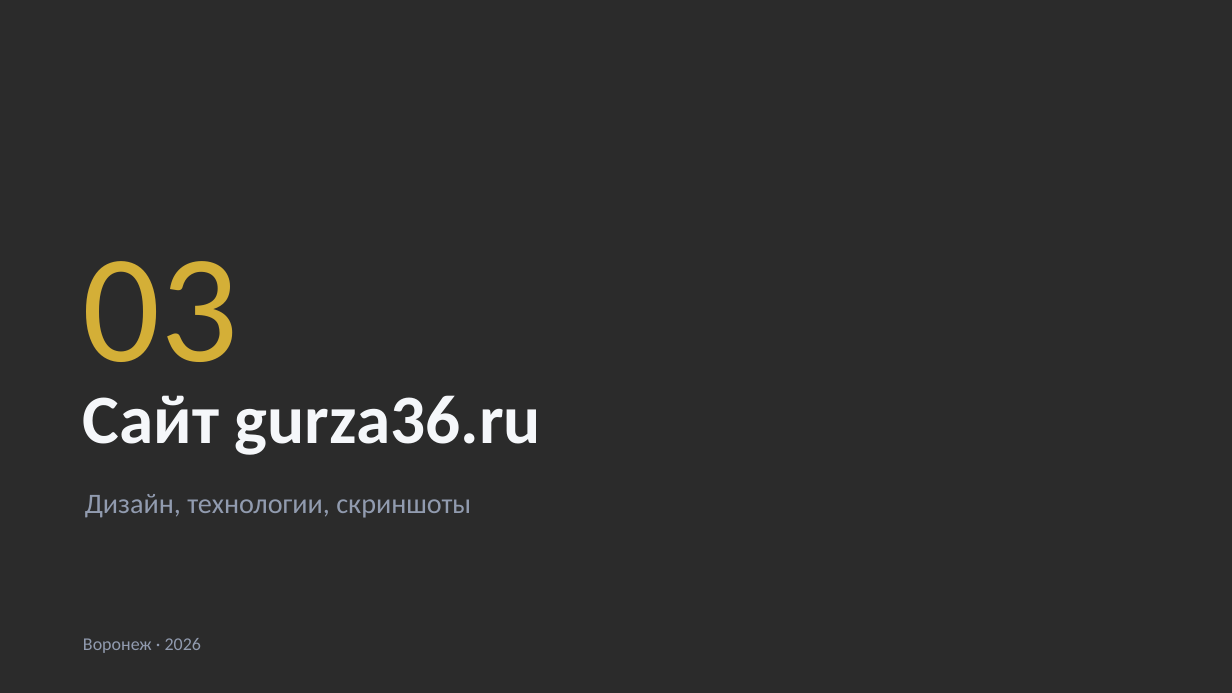
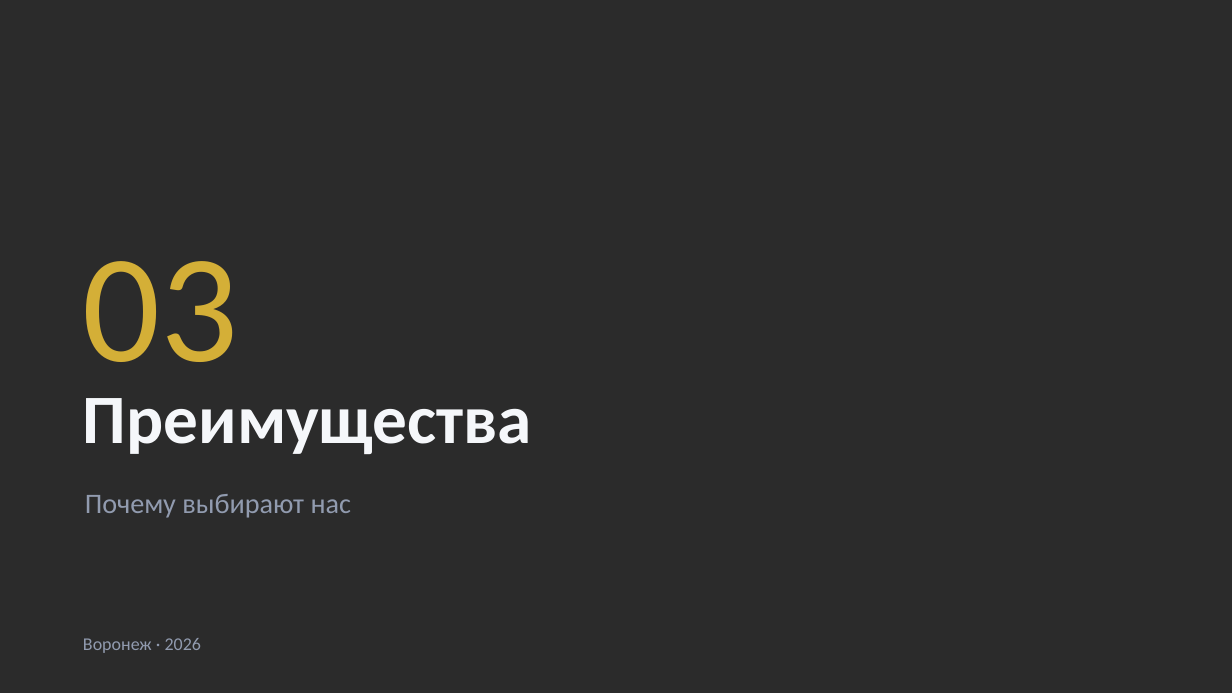
Before and after one commit to MatveyTORSHILOV/Gursa, a slide deck: slide 6 of presentation/gyurza-presentation.pptx. Drawn at 1232x693 pixels with LibreOffice and Linux fonts; fonts in the diff are those of the drawing; background and template pictures are left out; a plain dark background stands for a picture behind light text. Boxes give left, top, right and bottom in pixels: in the first picture for what was removed or moved away, otherwise in the second. Text is boxed around its words. In the diff, an @@ line names an element or a change of style, - is before the commit and + after.

```diff
--- a/presentation/gyurza-presentation.pptx
+++ b/presentation/gyurza-presentation.pptx
@@ text at (83,398,532,454): text changed @@
-Сайт gurza36.ru
+Преимущества
@@ text at (85,494,351,518): text changed @@
-Дизайн, технологии, скриншоты
+Почему выбирают нас
```
Also in this commit, not shown: 5 other slides changed, 6 slides added, 9 slides removed, 1 other file.
